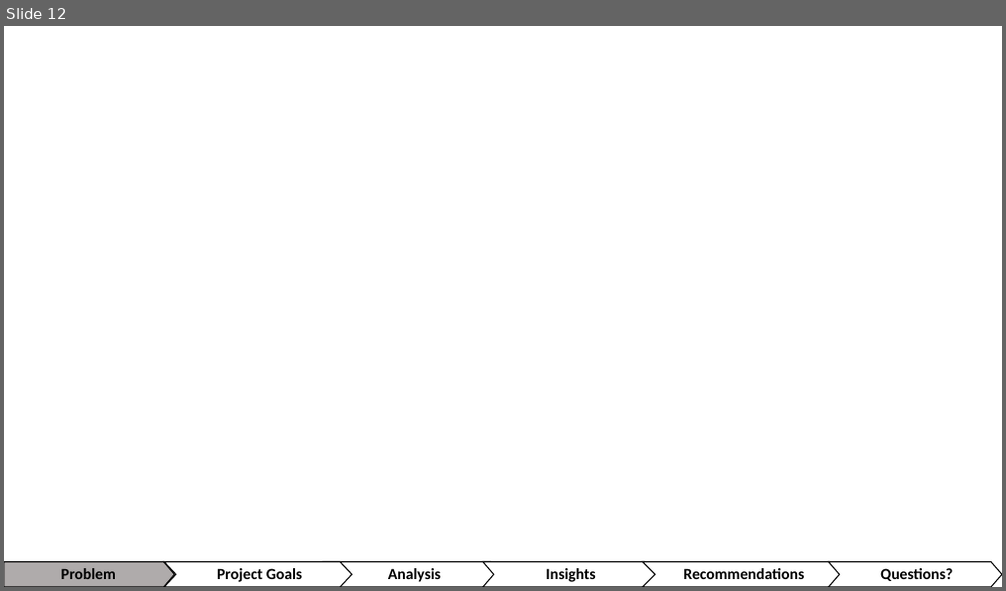
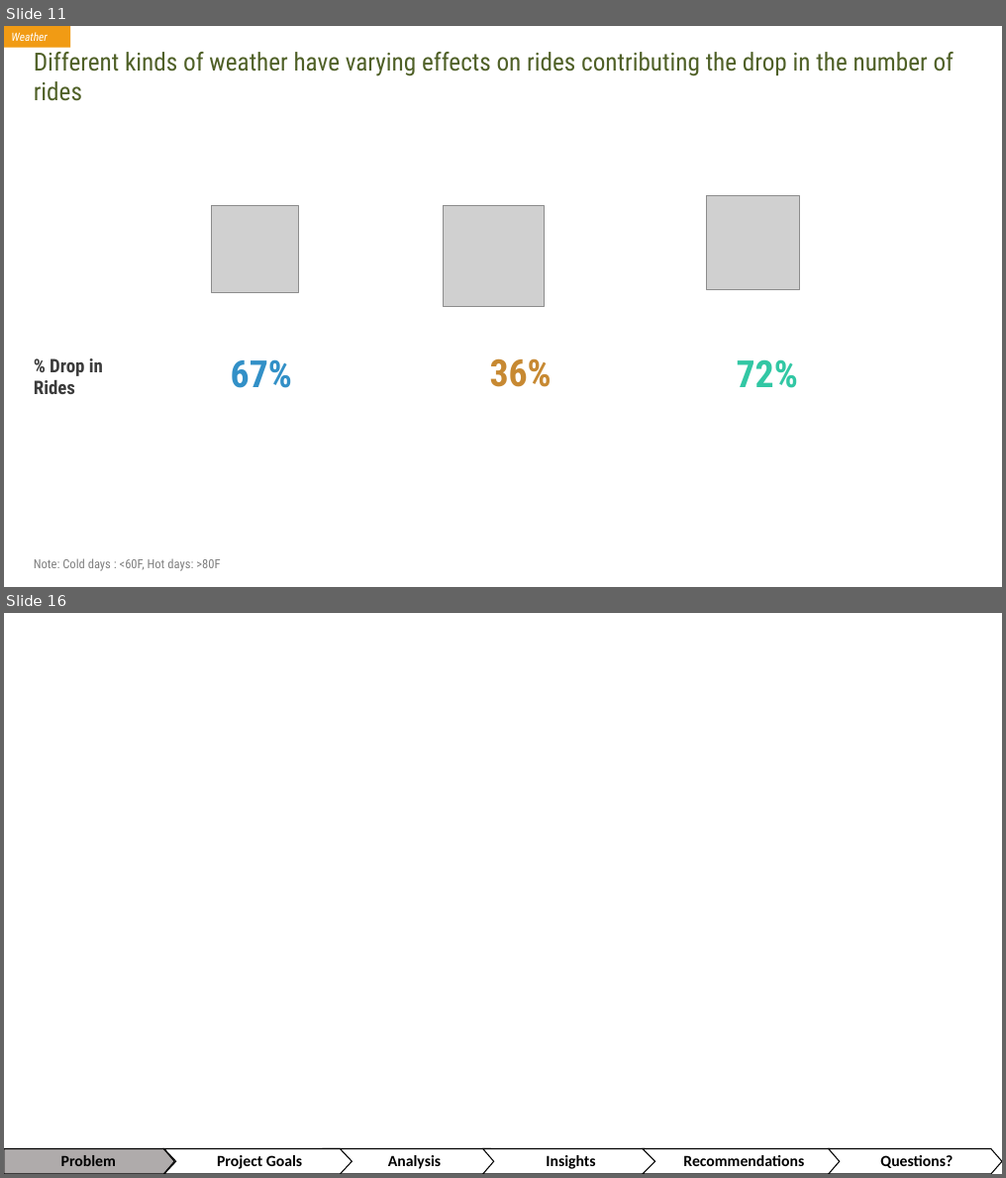
Before and after one commit to akhilesh-reddy/Strategy-consulting-for-bike-sharing, a slide deck: Group Project Final presentation.pptx. Shown one above the other, each under a label of ours: slide 12 before the commit, slides 11 and 16 after it; the slides between them are not shown. The pictures are 1006x591 and 1006x1178 pixels, drawn with LibreOffice and Linux fonts; fonts in the diff are those of the drawing; grey boxes stand for pictures. Boxes give left, top, right and bottom in pixels: in the first picture for what was removed or moved away, otherwise in the second. Text is boxed around its words. In the diff, an @@ line names an element or a change of style, - is before the commit and + after.

```diff
--- a/Group Project Final presentation.pptx
+++ b/Group Project Final presentation.pptx
@@ slide 11 added at [4, 26, 1002, 587], background #FFFFFF @@
@@ rectangle added at [4, 26, 70, 48], fill #F19B14, 11 pt, text #FFFFFF, italic @@
+Weather
@@ text added at [34, 52, 954, 101], 24 pt, text #4F6027 @@
+Different kinds of weather have varying effects on rides contributing the drop in the number of rides
@@ picture added at [706, 196, 800, 289] @@
@@ picture added at [211, 205, 298, 292] @@
@@ picture added at [443, 205, 544, 307] @@
@@ text added at [34, 359, 103, 394], 18 pt, text #3C3C3C, bold @@
+% Drop in Rides
@@ text added at [231, 360, 292, 388], 36 pt, text #3290C7, bold @@
+67%
@@ text added at [490, 359, 551, 387], 36 pt, text #C78932, bold @@
+36%
@@ text added at [737, 360, 798, 388], 36 pt, text #32C7A4, bold @@
+72%
@@ text added at [34, 559, 220, 571], 12 pt, text #808080 @@
+Note: Cold days : <60F, Hot days: >80F
@@ what was slide 12 is now slide 16 @@
```
Also in this commit, not shown: 9 other slides added, 10 slides removed.
